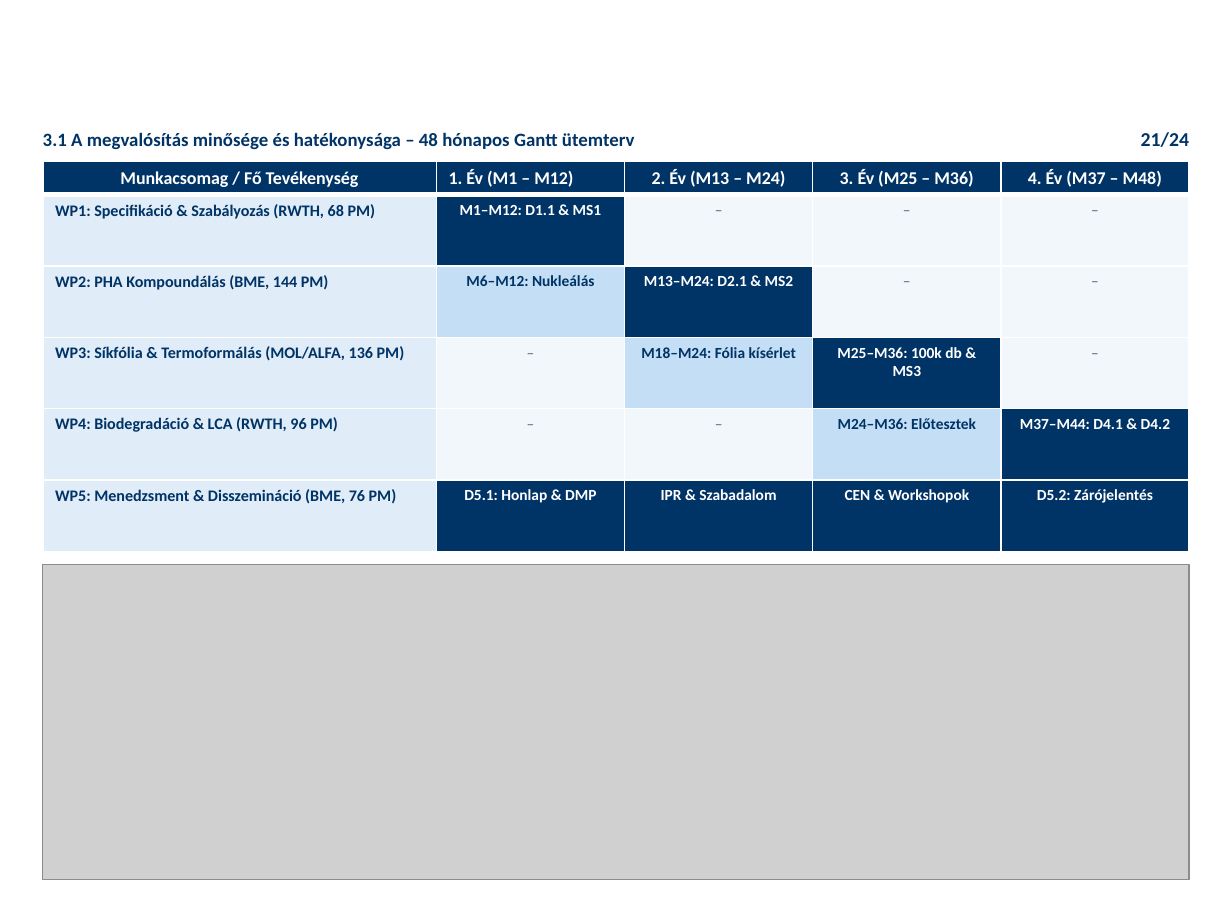
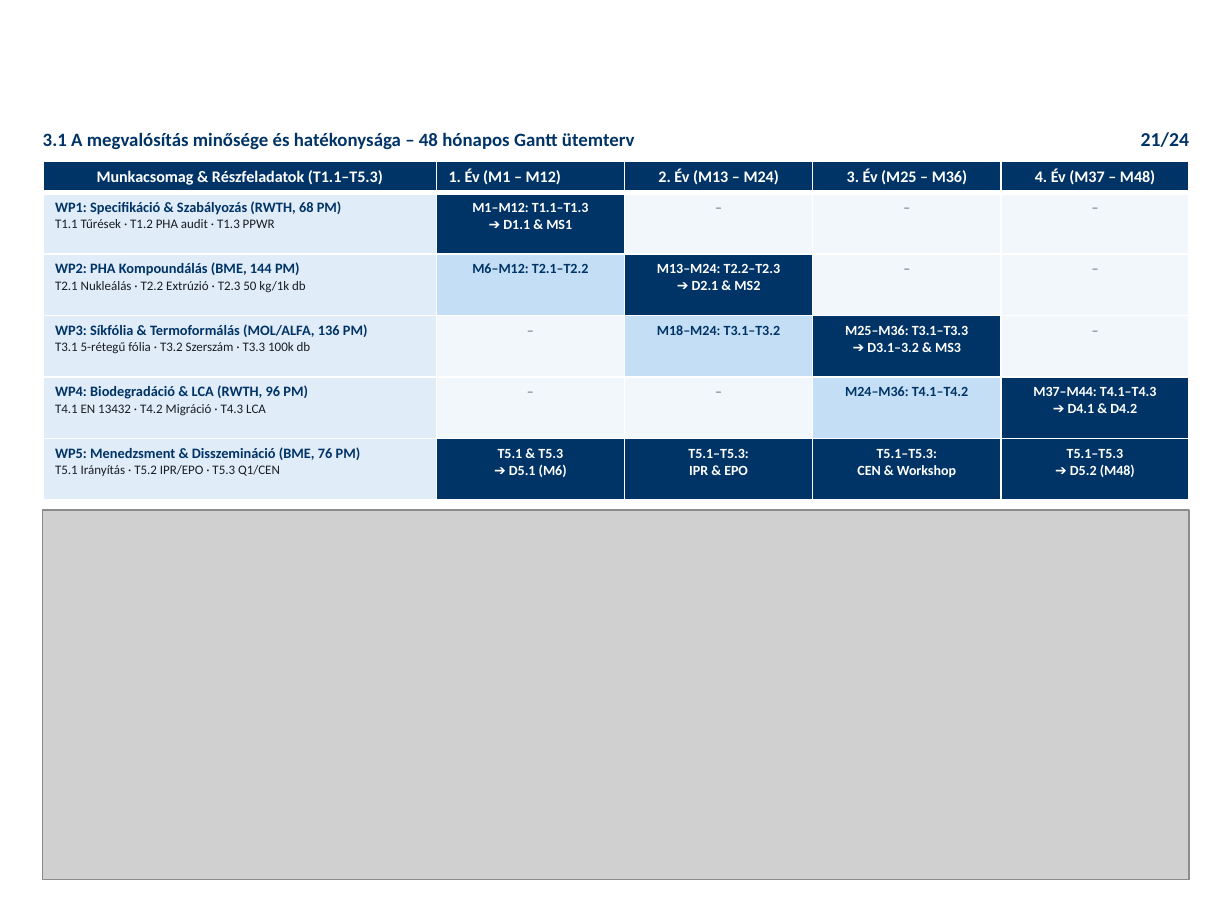
Before and after one commit to RMarci44/Fenntarthato-hulladek-projekt, a slide deck: slide 21 of PHACK_Prezentacio_Vegleges.pptx. Drawn at 1232x924 pixels with LibreOffice and Linux fonts; fonts in the diff are those of the drawing; grey boxes stand for pictures; background and template pictures are left out. Boxes give left, top, right and bottom in pixels: in the first picture for what was removed or moved away, otherwise in the second. Text is boxed around its words. In the diff, an @@ line names an element or a change of style, - is before the commit and + after.

```diff
--- a/PHACK_Prezentacio_Vegleges.pptx
+++ b/PHACK_Prezentacio_Vegleges.pptx
@@ table at [43,161,1190,500] @@
-row 1, column 1: Munkacsomag / Fő Tevékenység
+row 1, column 1: Munkacsomag & Részfeladatok (T1.1–T5.3)
-row 2, column 1: WP1: Specifikáció & Szabályozás (RWTH, 68 PM)
+row 2, column 1: WP1: Specifikáció & Szabályozás (RWTH, 68 PM) / T1.1 Tűrések · T1.2 PHA audit · T1.3 PPWR
-row 2, column 2: M1–M12: D1.1 & MS1
+row 2, column 2: M1–M12: T1.1–T1.3 / ➔ D1.1 & MS1
-row 3: WP2: PHA Kompoundálás (BME, 144 PM) | M6–M12: Nukleálás | M13–M24: D2.1 & MS2 | – | –
+row 3: WP2: PHA Kompoundálás (BME, 144 PM) / T2.1 Nukleálás · T2.2 Extrúzió · T2.3 50 kg/1k db | M6–M12: T2.1–T2.2 | M13–M24: T2.2–T2.3 / ➔ D2.1 & MS2 | – | –
-row 4: WP3: Síkfólia & Termoformálás (MOL/ALFA, 136 PM) | – | M18–M24: Fólia kísérlet | M25–M36: 100k db & MS3 | –
+row 4: WP3: Síkfólia & Termoformálás (MOL/ALFA, 136 PM) / T3.1 5-rétegű fólia · T3.2 Szerszám · T3.3 100k db | – | M18–M24: T3.1–T3.2 | M25–M36: T3.1–T3.3 / ➔ D3.1–3.2 & MS3 | –
-row 5: WP4: Biodegradáció & LCA (RWTH, 96 PM) | – | – | M24–M36: Előtesztek | M37–M44: D4.1 & D4.2
+row 5: WP4: Biodegradáció & LCA (RWTH, 96 PM) / T4.1 EN 13432 · T4.2 Migráció · T4.3 LCA | – | – | M24–M36: T4.1–T4.2 | M37–M44: T4.1–T4.3 / ➔ D4.1 & D4.2
-row 6: WP5: Menedzsment & Disszemináció (BME, 76 PM) | D5.1: Honlap & DMP | IPR & Szabadalom | CEN & Workshopok | D5.2: Zárójelentés
+row 6: WP5: Menedzsment & Disszemináció (BME, 76 PM) / T5.1 Irányítás · T5.2 IPR/EPO · T5.3 Q1/CEN | T5.1 & T5.3 / ➔ D5.1 (M6) | T5.1–T5.3: / IPR & EPO | T5.1–T5.3: / CEN & Workshop | T5.1–T5.3 / ➔ D5.2 (M48)
@@ size 10.5 to 9.4 pt in "1. Év (M1 – M12)", "2. Év (M13 – M24)", "3. Év (M25 – M36)", "4. Év (M37 – M48)" @@
@@ size 9 to 8.2 pt in "–", "–", "–", "–" and 5 more places @@
@@ picture: place and size @@
-picture at [43,564,1190,880]
+picture at [43,510,1190,880]
```
Also in this commit, not shown: 18 other slides changed, 27 other files.
